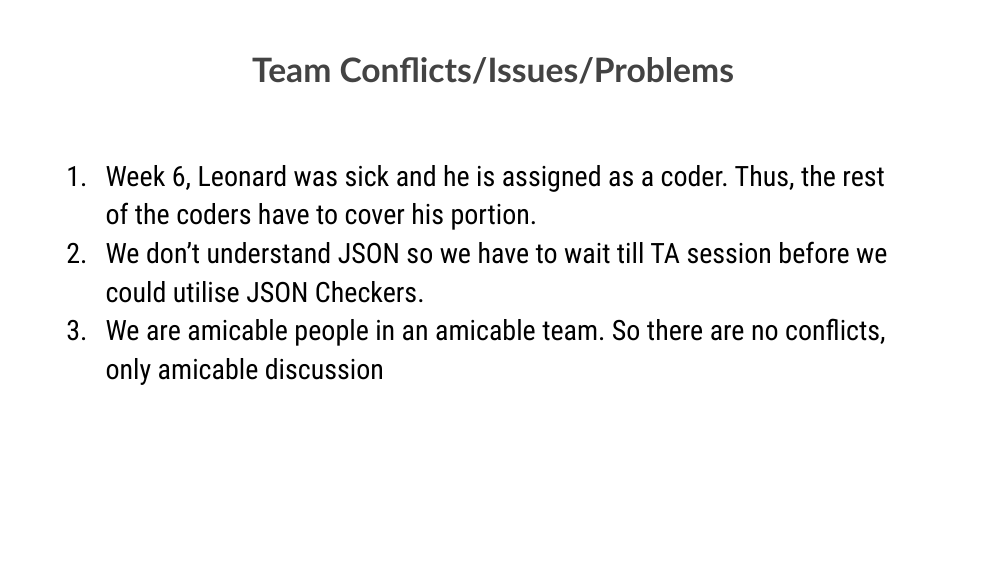
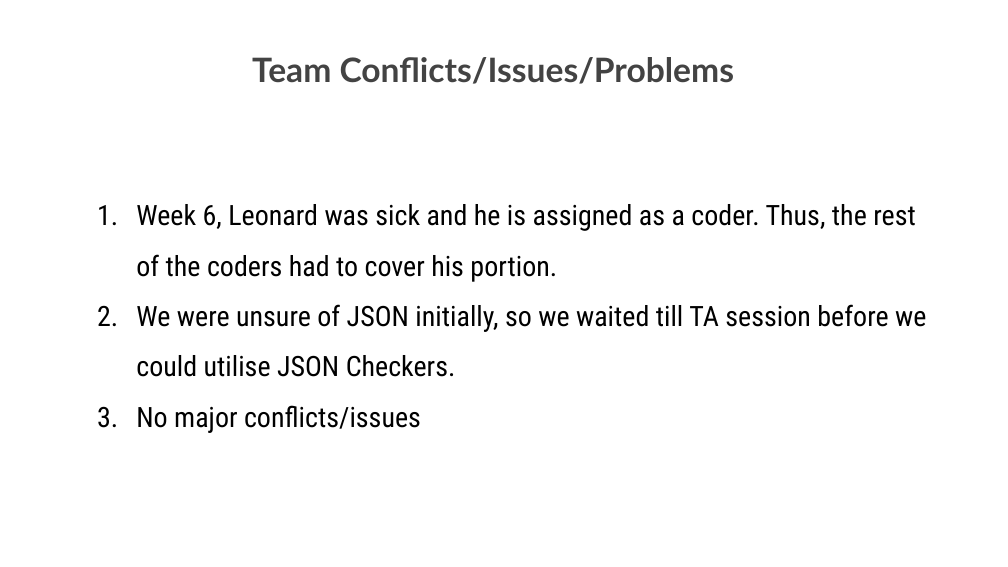
Before and after one commit to one-ice/IS212-Software-Project-Management, a slide deck: slide 25 of presentations/Final Presentation.pptx. Drawn at 1008x567 pixels with LibreOffice and Linux fonts; fonts in the diff are those of the drawing; background and template pictures are left out. Boxes give left, top, right and bottom in pixels: in the first picture for what was removed or moved away, otherwise in the second. Text is boxed around its words. In the diff, an @@ line names an element or a change of style, - is before the commit and + after.

```diff
--- a/presentations/Final Presentation.pptx
+++ b/presentations/Final Presentation.pptx
@@ text at bbox=[136, 204, 926, 433]: text changed @@
-1. Week 6, Leonard was sick and he is assigned as a coder. Thus, the rest of the coders have to cover his portion.
-2. We don’t understand JSON so we have to wait till TA session before we could utilise JSON Checkers.
-3. We are amicable people in an amicable team. So there are no conflicts, only amicable discussion
+1. Week 6, Leonard was sick and he is assigned as a coder. Thus, the rest of the coders had to cover his portion.
+2. We were unsure of JSON initially, so we waited till TA session before we could utilise JSON Checkers.
+3. No major conflicts/issues
```
Also in this commit, not shown: 4 other slides changed.
